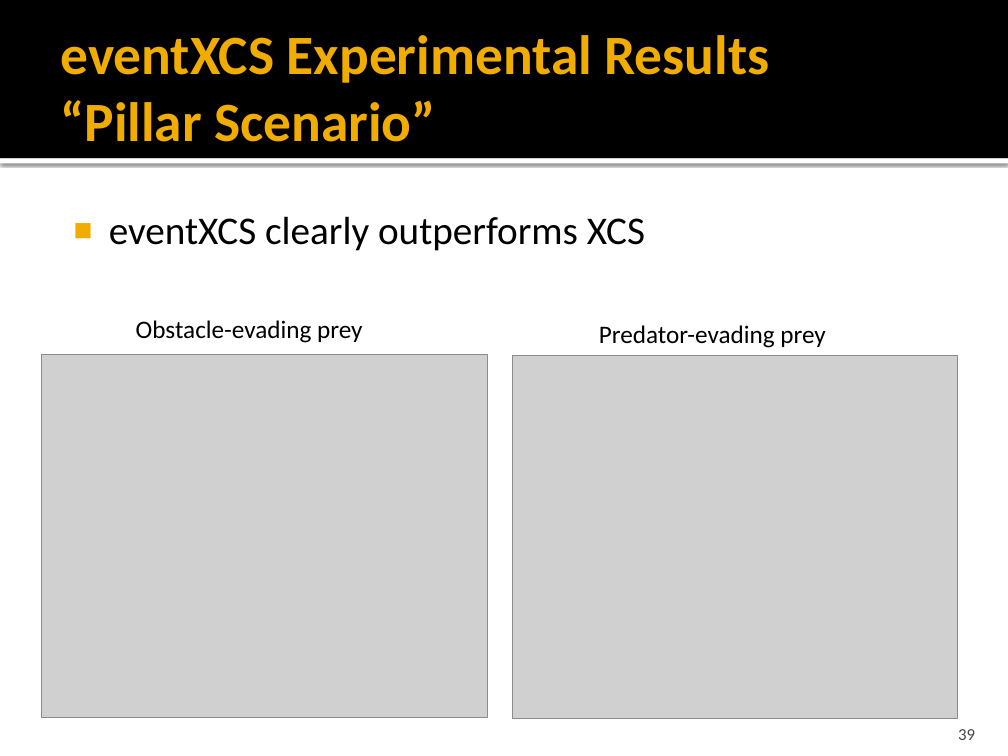
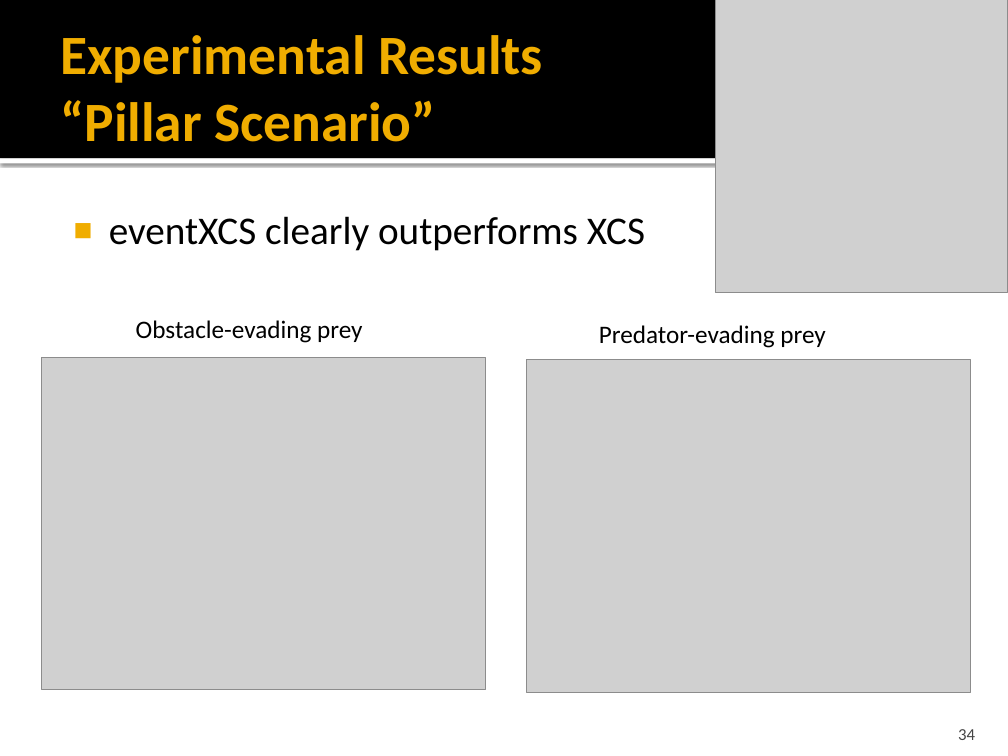
Before and after one commit to ClemensLode/GECCO-XCS-paper, a slide deck: slide 34 of Presentation/Adaption of XCS to Multi-Learner Predator.pptx (slide 39 before the commit). Drawn at 1008x756 pixels with LibreOffice and Linux fonts; fonts in the diff are those of the drawing; grey boxes stand for pictures. Boxes give left, top, right and bottom in pixels: in the first picture for what was removed or moved away, otherwise in the second. Text is boxed around its words. In the diff, an @@ line names an element or a change of style, - is before the commit and + after.

```diff
--- a/Presentation/Adaption of XCS to Multi-Learner Predator.pptx
+++ b/Presentation/Adaption of XCS to Multi-Learner Predator.pptx
@@ picture added at bbox=[716, 0, 1008, 292] @@
@@ title at bbox=[60, 35, 543, 142]: text changed @@
-eventXCS Experimental Results
-“Pillar Scenario”
+Experimental Results
+“Pillar Scenario”
@@ picture: place and size @@
-picture at bbox=[42, 355, 488, 718]
+picture at bbox=[42, 357, 486, 689]
@@ picture: place and size @@
-picture at bbox=[512, 356, 958, 719]
+picture at bbox=[527, 360, 971, 692]
@@ page number at bbox=[958, 729, 975, 740]: text changed @@
-39
+34
```
Also in this commit, not shown: 26 other slides changed, 1 slide added, 7 slides removed, 1 other file.
